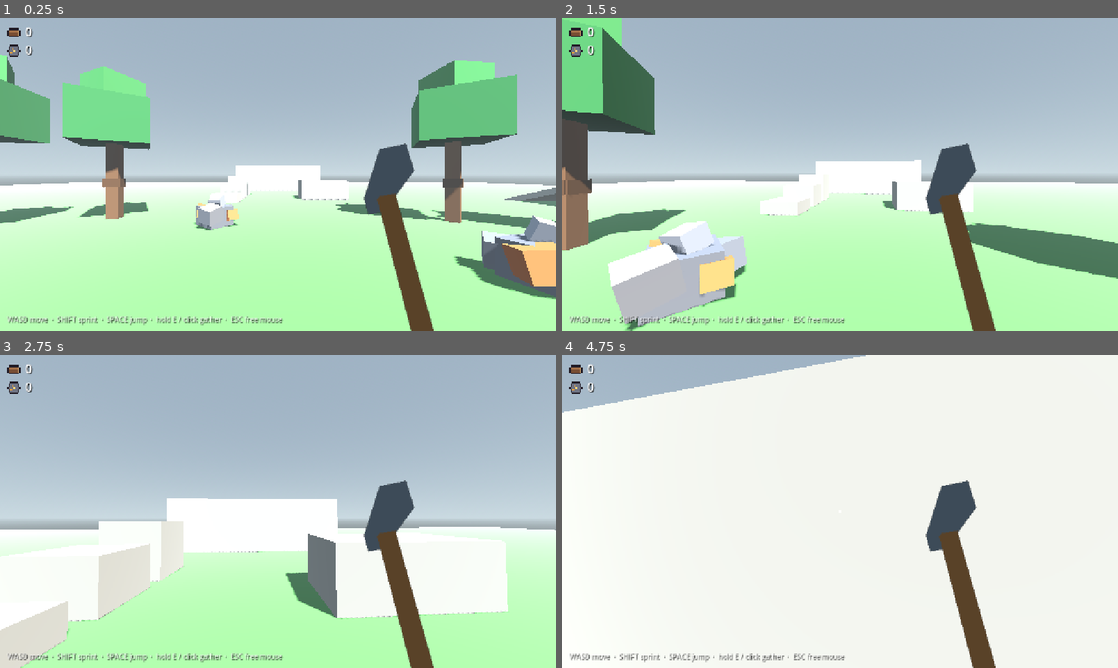
Above: before the commit, frames 1-4 (two rows, left to right).
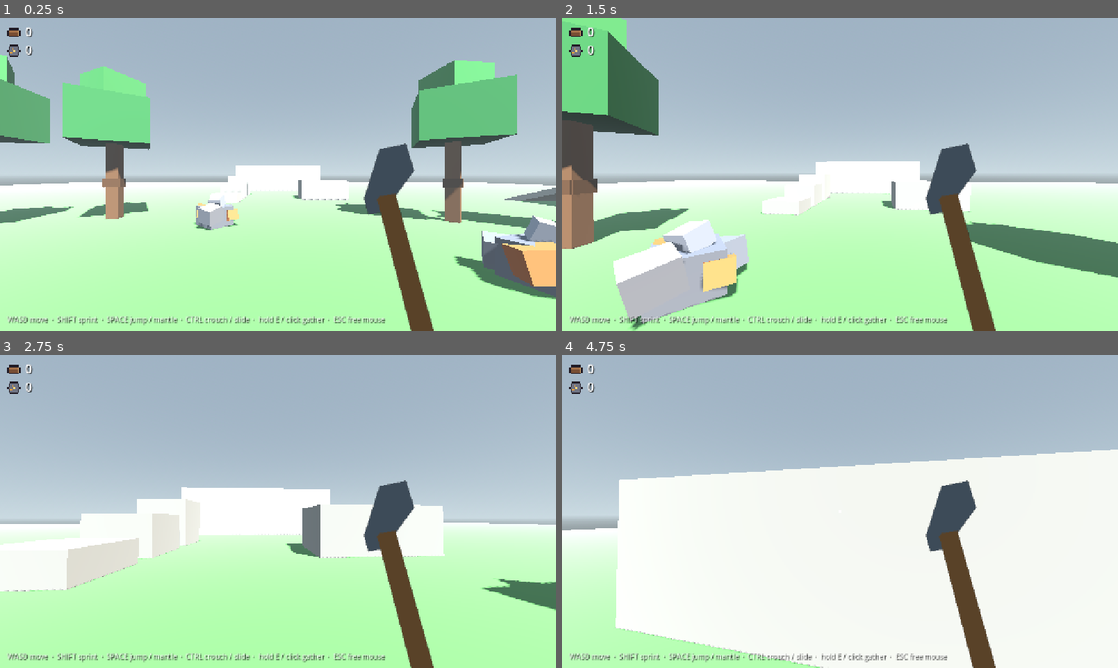
Above: after the commit, the same moments.

Repository: cyberced21/project-serotonin
Game: Godot game, scene res://scenes/main.tscn
Two runs of this game, one before a commit and one after it. Both use one fixed random seed, a clock stepped at 60 frames per second and the inputs below.
Inputs (mouse positions are in pixels of both pictures, inside the frame that each line leads up to):
- Up to frame 1 (0.25 s): no input
- Up to frame 2 (1.5 s): tap Enter at 0.5 s; move the mouse to (867, 174) at 0.52 s; hold E (gather) 0.53-1.28 s; hold W (move_up) from 0.53 s (still down); click (867, 174) at 0.67 s; tap Space (jump) at 0.77, 1.07 s; tap Shift (sprint) at 0.8, 1.35 s; move the mouse to (812, 174) at 1.27 s; click (812, 174) at 1.42 s
- Up to frame 3 (2.75 s): keep holding W (move_up); tap Space (jump) at 1.52, 1.82 s; tap Ctrl (crouch, bound only after the commit) at 1.55 s; move the mouse to (289, 505) at 2.02 s; hold Ctrl (crouch, bound only after the commit) from 2.03 s (still down); click (289, 505) at 2.17 s; tap C at 2.3 s
- Up to frame 4 (4.75 s): keep holding W (move_up); move the mouse to (834, 517) at 2.77 s; release Ctrl (crouch, bound only after the commit) at 2.78 s; tap C at 2.85 s; click (834, 517) at 2.92 s; tap Space (jump) at 3.02, 3.05, 3.32, 4.52 s; move the mouse to (878, 514) at 3.52 s; hold Space (jump) 3.53-4.28 s; click (878, 514) at 3.67 s; tap E (gather) at 3.8, 4.35 s; move the mouse to (795, 508) at 4.27 s; click (795, 508) at 4.42 s; tap Shift (sprint) at 4.55 s

The runs differ from the first frame. In frame 1, 0.6% of the frame differs, in the area x 26-70%, y 95-99%; in frame 2, 3.5%; in frame 3, 19%; in frame 4, 38%, in the area x 0-100%, y 0-100%.

Commit message:
Add crouch, slide and mantle
- Ctrl/C crouches (shrinks capsule, lowers eye); won't stand up under a ceiling
- Crouch while sprinting slides: speed boost (with cooldown), low friction,
  speeds up downhill, sideways-only steering, FOV kick and slight roll;
  jumping out of a slide keeps the momentum
- Jump at a ledge while moving forward mantles it (ground or mid-air, up to
  2.2 m above the feet): wall + top + headroom checks, pull-up then step on,
  tool dips out of view and the head nods
- No gathering while sliding or mantling

Co-Authored-By: Claude Opus 5.5 <noreply@anthropic.com>

Diff:
--- a/scripts/autoload/game_input.gd
+++ b/scripts/autoload/game_input.gd
@@ -10,6 +10,7 @@
 	"gather": [KEY_E],
 	"jump": [KEY_SPACE],
 	"sprint": [KEY_SHIFT],
+	"crouch": [KEY_CTRL, KEY_C],
 	# debug builds only
 	"debug_give_xp": [KEY_F9],
 	"debug_reset_save": [KEY_F10],
--- a/scripts/hud.gd
+++ b/scripts/hud.gd
@@ -56,7 +56,7 @@
 		y += icon_size + 10
 
 	var hint := _make_label(16)
-	hint.text = "WASD move  ·  SHIFT sprint  ·  SPACE jump  ·  hold E / click gather  ·  ESC free mouse"
+	hint.text = "WASD move  ·  SHIFT sprint  ·  SPACE jump / mantle  ·  CTRL crouch / slide  ·  hold E / click gather  ·  ESC free mouse"
 	hint.modulate = Color(1, 1, 1, 0.7)
 	add_child(hint)
 	hint.set_anchors_and_offsets_preset(Control.PRESET_BOTTOM_LEFT, Control.PRESET_MODE_KEEP_SIZE, 16)
--- a/scripts/player.gd
+++ b/scripts/player.gd
@@ -1,5 +1,6 @@
 extends CharacterBody3D
 ## First-person player: WASD to move, mouse to look, Shift to sprint, Space to jump,
+## Ctrl / C to crouch (slide while sprinting), jump at a ledge while moving forward to mantle,
 ## hold E / left-click to gather whatever the crosshair is on.
 ## Esc frees the mouse; clicking the game captures it again.
 ## Mouse-look runs in _unhandled_input (raw events), so it stays smooth during hit-stop.
@@ -30,6 +31,32 @@
 ## A jump pressed this long before landing still fires on landing.
 @export var jump_buffer := 0.12
 
+@export_group("Crouch / slide")
+@export var crouch_speed := 2.5
+## Seconds to go fully down / up.
+@export var crouch_transition := 0.12
+## Extra speed when a slide starts (only once per slide_boost_cooldown, so it can't be spammed).
+@export var slide_boost := 2.5
+@export var slide_boost_cooldown := 0.8
+## Speed lost per second on flat ground.
+@export var slide_friction := 4.0
+## How strongly slopes speed you up (downhill) or slow you down (uphill).
+@export var slide_gravity := 1.0
+@export var slide_steer := 4.0
+## The slide ends below this speed.
+@export var slide_min_speed := 3.0
+@export var slide_fov_kick := 10.0
+@export var slide_roll_deg := 3.0
+
+@export_group("Mantle")
+## How far ahead a wall is detected.
+@export var mantle_reach := 0.8
+## Ledges lower than this (above the feet) are just stepped/jumped onto.
+@export var mantle_min_height := 0.45
+@export var mantle_max_height := 2.2
+## Pull-up time per metre of height.
+@export var mantle_time_per_m := 0.18
+
 @export_group("Gathering")
 ## How far the crosshair reaches (m).
 @export var reach := 2.4
@@ -55,9 +82,17 @@
 const WINDUP_ANGLE := 0.7
 const STRIKE_ANGLE := -1.3
 const WORLD_MASK := 1
+const STAND_HEIGHT := 1.8
+const CROUCH_HEIGHT := 1.0
+const STAND_EYE := 1.6
+const CROUCH_EYE := 0.9
+
+enum State { NORMAL, SLIDE, MANTLE }
 const DEFLECT_COLOR := Color("ff8a7a")
 
 @onready var head: Node3D = $Head
+@onready var body_collision: CollisionShape3D = $CollisionShape3D
+@onready var body_shape: CapsuleShape3D = body_collision.shape
 @onready var camera: Camera3D = $Head/Camera3D
 @onready var tool_pivot: Node3D = %ToolPivot
 @onready var tools: Dictionary[StringName, Node3D] = {&"axe": %Axe, &"pickaxe": %Pickaxe}
@@ -69,6 +104,10 @@
 var _base_fov := 75.0
 var _coyote := 0.0
 var _jump_buffer := 0.0
+var _state := State.NORMAL
+var _crouch := 0.0  # 0 = standing, 1 = fully crouched
+var _slide_boost_cooldown := 0.0
+var _stand_probe := CapsuleShape3D.new()
 
 var _target: ResourceNode
 var _swinging := false
@@ -80,6 +119,8 @@
 	add_to_group("player")
 	_base_fov = camera.fov
 	_tool_rest = tool_pivot.position
+	_stand_probe.radius = body_shape.radius - 0.01
+	_stand_probe.height = STAND_HEIGHT
 	tool_pivot.rotation.x = REST_ANGLE
 	Input.mouse_mode = Input.MOUSE_MODE_CAPTURED
 	SaveGame.register(&"player", self)
@@ -114,16 +155,21 @@
 
 
 func _physics_process(delta: float) -> void:
-	_move(delta)
+	if _state != State.MANTLE:
+		_move(delta)
+	_update_crouch(delta)
 
 	_cooldown -= delta
 	_update_target()
 	if Input.is_action_pressed("gather") and Input.mouse_mode == Input.MOUSE_MODE_CAPTURED \
-			and _target and is_on_floor() and not _swinging and _cooldown <= 0.0:
+			and _target and is_on_floor() and _state == State.NORMAL and not _swinging and _cooldown <= 0.0:
 		_swing(_target.tool_type)
 
 
 func _move(delta: float) -> void:
+	var input := Input.get_vector("move_left", "move_right", "move_up", "move_down")
+	var wish_dir := transform.basis * Vector3(input.x, 0.0, input.y)
+
 	# gravity + coyote time
 	if is_on_floor():
 		_coyote = coyote_time
@@ -131,34 +177,161 @@
 		_coyote -= delta
 		velocity.y -= _gravity * (fall_gravity_mult if velocity.y < 0.0 else 1.0) * delta
 
-	# buffered jump
+	# mantle: jump at a ledge while pushing forward (on the ground or in the air)
 	_jump_buffer -= delta
 	if Input.is_action_just_pressed("jump"):
 		_jump_buffer = jump_buffer
-	if _jump_buffer > 0.0 and _coyote > 0.0 and not _swinging:
+	var wants_mantle := input.y < -0.3 and not _swinging \
+		and (_jump_buffer > 0.0 or (not is_on_floor() and Input.is_action_pressed("jump")))
+	if wants_mantle and _try_mantle():
+		return
+
+	# jump (also out of a slide, keeping its speed)
+	if _jump_buffer > 0.0 and _coyote > 0.0 and not _swinging and _can_stand():
 		velocity.y = jump_velocity
 		_jump_buffer = 0.0
 		_coyote = 0.0
+		_state = State.NORMAL
 	if Input.is_action_just_released("jump") and velocity.y > 0.0:
 		velocity.y *= jump_cut
 
-	# horizontal movement, relative to where the body faces (yaw only — the head pitches)
-	var input := Input.get_vector("move_left", "move_right", "move_up", "move_down")
-	var sprinting := Input.is_action_pressed("sprint") and input.y < 0.0 and not _swinging
-	var speed := (sprint_speed if sprinting else walk_speed) * (move_slow_while_swinging if _swinging else 1.0)
-	var wish := transform.basis * Vector3(input.x, 0.0, input.y) * speed
+	# start a slide: crouch while sprinting fast on the ground
+	var crouch_pressed := Input.is_action_just_pressed("crouch")
 	var horizontal := Vector2(velocity.x, velocity.z)
-	var target := Vector2(wish.x, wish.z)
-	var rate := air_accel
-	if is_on_floor():
-		rate = ground_friction if target == Vector2.ZERO else ground_accel
-	horizontal = horizontal.move_toward(target, rate * delta)
+	if _state == State.NORMAL and crouch_pressed and is_on_floor() and not _swinging \
+			and horizontal.length() > walk_speed + 0.5:
+		_state = State.SLIDE
+		if _slide_boost_cooldown <= 0.0:
+			horizontal += horizontal.normalized() * slide_boost
+			_slide_boost_cooldown = slide_boost_cooldown
+	_slide_boost_cooldown -= delta
+
+	if _state == State.SLIDE:
+		horizontal = _slide(delta, horizontal, Vector2(wish_dir.x, wish_dir.z))
+	else:
+		# walk / sprint / crouch-walk, relative to where the body faces (yaw only — the head pitches)
+		var crouched := Input.is_action_pressed("crouch") or not _can_stand()
+		var sprinting := Input.is_action_pressed("sprint") and input.y < 0.0 and not _swinging and not crouched
+		var speed := crouch_speed if crouched else (sprint_speed if sprinting else walk_speed)
+		speed *= move_slow_while_swinging if _swinging else 1.0
+		var target := Vector2(wish_dir.x, wish_dir.z) * speed
+		var rate := air_accel
+		if is_on_floor():
+			rate = ground_friction if target == Vector2.ZERO else ground_accel
+		horizontal = horizontal.move_toward(target, rate * delta)
 	velocity.x = horizontal.x
 	velocity.z = horizontal.y
 	move_and_slide()
 
-	var fast := sprinting and horizontal.length() > walk_speed + 0.5
-	camera.fov = lerpf(camera.fov, _base_fov + (sprint_fov_kick if fast else 0.0), 1.0 - exp(-10.0 * delta))
+	var fast := horizontal.length() > walk_speed + 0.5
+	var kick := slide_fov_kick if _state == State.SLIDE else (sprint_fov_kick if fast else 0.0)
+	camera.fov = lerpf(camera.fov, _base_fov + kick, 1.0 - exp(-10.0 * delta))
+
+
+# --- slide ----------------------------------------------------------------------------------
+
+## Low friction, speeds up going downhill, a little steering. Ends when it's too slow, when
+## crouch is released, or on a jump (which keeps the momentum).
+func _slide(delta: float, horizontal: Vector2, wish: Vector2) -> Vector2:
+	if is_on_floor():
+		var n := get_floor_normal()
+		# the downhill part of gravity: (n.x, n.z) points down the slope, longer on steeper ground
+		horizontal += Vector2(n.x, n.z) * _gravity * slide_gravity * delta
+		horizontal = horizontal.move_toward(Vector2.ZERO, slide_friction * delta)
+	# steering only bends the slide sideways — holding forward can't keep it going forever
+	if horizontal.length() > 0.01:
+		var along := horizontal.normalized()
+		horizontal += (wish - along * wish.dot(along)) * slide_steer * delta
+	if horizontal.length() < slide_min_speed or not Input.is_action_pressed("crouch"):
+		_state = State.NORMAL
+	return horizontal
+
+
+## Smoothly lowers the eye and shrinks the capsule while sliding / crouching.
+func _update_crouch(delta: float) -> void:
+	var want := 1.0 if (_state == State.SLIDE or Input.is_action_pressed("crouch") or not _can_stand()) \
+		and _state != State.MANTLE else 0.0
+	_crouch = move_toward(_crouch, want, delta / crouch_transition)
+	var height := lerpf(STAND_HEIGHT, CROUCH_HEIGHT, _crouch)
+	body_shape.height = height
+	body_collision.position.y = height / 2.0
+	head.position.y = lerpf(STAND_EYE, CROUCH_EYE, _crouch)
+	# slight camera roll while sliding
+	var roll := slide_roll_deg if _state == State.SLIDE else 0.0
+	head.rotation.z = lerp_angle(head.rotation.z, deg_to_rad(roll), 1.0 - exp(-8.0 * delta))
+
+
+## True if there's nothing overhead stopping the player standing up.
+func _can_stand() -> bool:
+	return _fits(global_position)
+
+
+## True if a standing capsule fits with its feet at `at`.
+func _fits(at: Vector3) -> bool:
+	var query := PhysicsShapeQueryParameters3D.new()
+	query.shape = _stand_probe
+	query.transform = Transform3D(Basis.IDENTITY, at + Vector3.UP * (STAND_HEIGHT / 2.0 + 0.02))
+	query.collision_mask = WORLD_MASK
+	query.exclude = [get_rid()]
+	return get_world_3d().direct_space_state.intersect_shape(query, 1).is_empty()
+
+
+# --- mantle ---------------------------------------------------------------------------------
+
+## Looks for a ledge in front: a steep face within reach, a walkable top no higher than
+## mantle_max_height above the feet, and room to stand up there. Starts the climb if found.
+func _try_mantle() -> bool:
+	var space := get_world_3d().direct_space_state
+	var fwd := -global_basis.z
+	var feet := global_position
+	# 1. a wall in front, probing knee → chest → head height
+	var wall := {}
+	for h in [0.4, 1.0, 1.6]:
+		var from: Vector3 = feet + Vector3.UP * h
+		var q := PhysicsRayQueryParameters3D.create(from, from + fwd * mantle_reach, WORLD_MASK, [get_rid()])
+		wall = space.intersect_ray(q)
+		if not wall.is_empty():
+			break
+	if wall.is_empty() or wall["normal"].y > 0.3:
+		return false
+	# 2. its top: cast down from above the max height, a little way past the face
+	var probe: Vector3 = wall["position"] - wall["normal"] * 0.3
+	var q2 := PhysicsRayQueryParameters3D.create(
+		Vector3(probe.x, feet.y + mantle_max_height + 0.1, probe.z),
+		Vector3(probe.x, feet.y + mantle_min_height, probe.z), WORLD_MASK, [get_rid()])
+	var top := space.intersect_ray(q2)
+	if top.is_empty() or top["normal"].y < 0.7:
+		return false
+	# 3. room to stand on it
+	var land: Vector3 = top["position"] + fwd * 0.15
+	if not _fits(land + Vector3.UP * 0.02):
+		return false
+	_mantle(land)
+	return true
+
+
+## Pull up (fast, then slower as you crest), then step forward onto the ledge.
+func _mantle(land: Vector3) -> void:
+	_state = State.MANTLE
+	_jump_buffer = 0.0
+	velocity = Vector3.ZERO
+	var start := global_position
+	var rise := land.y - start.y
+	var up_time := clampf(rise * mantle_time_per_m, 0.12, 0.4)
+	var crest := Vector3(start.x, land.y + 0.05, start.z)
+	var t := create_tween()
+	t.tween_property(self, "global_position", crest, up_time).set_trans(Tween.TRANS_QUAD).set_ease(Tween.EASE_OUT)
+	t.tween_property(self, "global_position", land + Vector3.UP * 0.05, 0.12).set_trans(Tween.TRANS_SINE).set_ease(Tween.EASE_IN_OUT)
+	# hands busy: tool dips out of view and comes back; head nods with the effort
+	var tool_t := create_tween()
+	tool_t.tween_property(tool_pivot, "position", _tool_rest + Vector3(0, -0.25, 0.05), up_time * 0.5)
+	tool_t.tween_property(tool_pivot, "position", _tool_rest, 0.2).set_delay(up_time * 0.5)
+	var nod := create_tween()
+	nod.tween_property(camera, "position:y", -0.06, up_time).set_trans(Tween.TRANS_SINE).set_ease(Tween.EASE_OUT)
+	nod.tween_property(camera, "position:y", 0.0, 0.15).set_trans(Tween.TRANS_SINE).set_ease(Tween.EASE_IN_OUT)
+	await t.finished
+	velocity = -global_basis.z * walk_speed * 0.5  # carry on moving instead of stopping dead
+	_state = State.NORMAL
 
 
 # --- gathering ------------------------------------------------------------------------------
